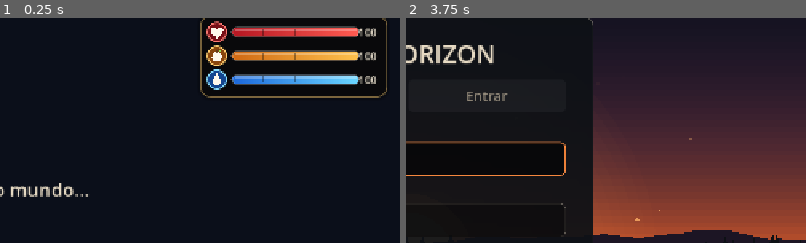
Above: before the commit, frames 1-2 (left to right).
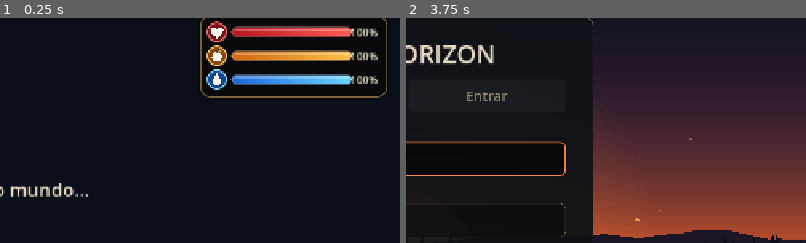
Above: after the commit, the same moments.

Repository: marcosantoniosoaresvalentin-bit/Last-Horizon
Game: Godot game, scene res://scenes/jogo3d.tscn
The game is run twice, just before and just after one commit, with the same random seed, the same clock (stepped at 60 frames per second) and the same inputs. This scene is started directly instead of the project's main scene.
Inputs:
- Up to frame 1 (0.25 s): no input
- Up to frame 2 (3.75 s): click "Pular" at 0.5 s; click "Calendário" at 1.25 s; click "Projetos" at 2 s; click "Craft" at 2.75 s; click "Menu" at 3.5 s
The pictures show only the part of the screen within x 50-100%, y 12-62%; the shares and areas given below are measured in that part.

The runs differ from the first frame. In frame 1, 1.8% of the frame differs, in the area x 58-95%, y 3-30%; in frame 2, nothing differs.
Error in both runs: Invalid access to property or key 'process_frame' on a base object of type 'null instance'. (res://scripts/jogo3d.gd:969)

Commit message:
Barras de vida, fome e sede lisas (sem os gomos), com a porcentagem, o trilho escuro da mesma cor atrás e o rastro claro do que acabou de baixar
Co-Authored-By: Claude Opus 5.5 <noreply@anthropic.com>
Claude-Session: https://claude.ai/code/session_01AXxghxAtqDkEAr2yGN1YNg

Diff:
--- a/scripts/ui/vitais.gd
+++ b/scripts/ui/vitais.gd
@@ -1,13 +1,15 @@
 extends Control
 ## As três barras do jogador (canto de cima, à direita): vida, fome e sede.
 ## Num cartão escuro com borda dourada fina; cada uma com o ícone num círculo (coração,
-## fruta, gota), a barra em degradê com brilho em cima e risquinhos de 25%. Baixa (menos
+## fruta, gota), a barra lisa em degradê com brilho em cima, o trilho escuro da mesma cor
+## atrás (e um rastro claro do que acabou de baixar) e a porcentagem. Baixa (menos
 ## de 25%), o ícone pulsa e a barra pisca. (Os valores vêm do jogo: 0 a 100.)
 
 var vida := 100.0
 var fome := 100.0
 var sede := 100.0
 var _mostra := {"vida": 100.0, "fome": 100.0, "sede": 100.0}     # anima suave até o valor
+var _rastro := {"vida": 100.0, "fome": 100.0, "sede": 100.0}     # o que baixou: vai sumindo devagar
 
 const W := 300.0
 const ROW := 38.0
@@ -28,6 +30,10 @@
 	var alvo := {"vida": vida, "fome": fome, "sede": sede}
 	for k in alvo:
 		_mostra[k] = move_toward(float(_mostra[k]), float(alvo[k]), delta * 40.0)
+		if float(_mostra[k]) >= float(_rastro[k]):
+			_rastro[k] = _mostra[k]
+		else:
+			_rastro[k] = move_toward(float(_rastro[k]), float(_mostra[k]), delta * 6.0)
 	queue_redraw()
 
 
@@ -44,11 +50,11 @@
 	draw_style_box(sb, card)
 	var i := 0
 	for k in ["vida", "fome", "sede"]:
-		_linha(k, Vector2(12, 10 + i * ROW), float(_mostra[k]), t)
+		_linha(k, Vector2(12, 10 + i * ROW), float(_mostra[k]), t, float(_rastro[k]))
 		i += 1
 
 
-func _linha(k: String, o: Vector2, v: float, t: float) -> void:
+func _linha(k: String, o: Vector2, v: float, t: float, rastro := -1.0) -> void:
 	var baixo := v < 25.0
 	var pulse := (0.5 + 0.5 * sin(t * 7.0)) if baixo else 0.0
 	var c: Array = CORES[k]
@@ -63,10 +69,16 @@
 	_icone(k, ic, 11.0)
 	# a barra (cápsula)
 	var bx := o + Vector2(38, ROW * 0.5 - 11)
-	var bw := W - 12 - 38 - 44
+	var bw := W - 12 - 38 - 56
 	var bh := 18.0
-	_capsula(Rect2(bx, Vector2(bw, bh)), Color(0.0, 0.0, 0.0, 0.55))
+	# o trilho: a mesma cor, bem escura (o que falta)
+	_capsula(Rect2(bx, Vector2(bw, bh)), c0.darkened(0.72).lerp(Color(0, 0, 0), 0.15))
 	var f := clampf(v / 100.0, 0.0, 1.0)
+	# o rastro do que acabou de baixar (claro, vai sumindo)
+	var fr := clampf(rastro / 100.0, 0.0, 1.0)
+	if fr > f + 0.002:
+		var rr := Rect2(bx + Vector2(2, 2), Vector2(maxf((bw - 4) * fr, bh - 4), bh - 4))
+		_capsula(rr, c1.lerp(Color(1, 1, 1), 0.55))
 	if f > 0.003:
 		var fill := Rect2(bx + Vector2(2, 2), Vector2(maxf((bw - 4) * f, bh - 4), bh - 4))
 		_capsula_degrade(fill, c0, c1)
@@ -74,18 +86,14 @@
 		var hl := Rect2(fill.position + Vector2(4, 2), Vector2(maxf(fill.size.x - 8, 0), 3))
 		if hl.size.x > 2:
 			draw_rect(hl, Color(1, 1, 1, 0.28))
-	# risquinhos de 25%
-	for q in [0.25, 0.5, 0.75]:
-		var x: float = bx.x + bw * q
-		draw_line(Vector2(x, bx.y + 4), Vector2(x, bx.y + bh - 4), Color(0, 0, 0, 0.35), 1.5)
 	# a borda (pisca vermelha baixa)
 	var bc := Color(1, 1, 1, 0.25) if not baixo else Color(1.0, 0.25, 0.2, 0.4 + 0.6 * pulse)
 	_capsula_borda(Rect2(bx, Vector2(bw, bh)), bc)
 	# o número
 	var font := ThemeDB.fallback_font
-	var txt := "%d" % roundi(v)
+	var txt := "%d%%" % roundi(v)
 	var tw := font.get_string_size(txt, HORIZONTAL_ALIGNMENT_LEFT, -1, 17).x
-	var tp := Vector2(W - 12 - 40 + (40 - tw) * 0.5, o.y + ROW * 0.5 + 5)
+	var tp := Vector2(W - 12 - 52 + (52 - tw) * 0.5, o.y + ROW * 0.5 + 5)
 	draw_string(font, tp + Vector2(1, 1), txt, HORIZONTAL_ALIGNMENT_LEFT, -1, 17, Color(0, 0, 0, 0.7))
 	draw_string(font, tp, txt, HORIZONTAL_ALIGNMENT_LEFT, -1, 17, Color(1, 0.96, 0.88) if not baixo else Color(1, 0.55, 0.5))
 
